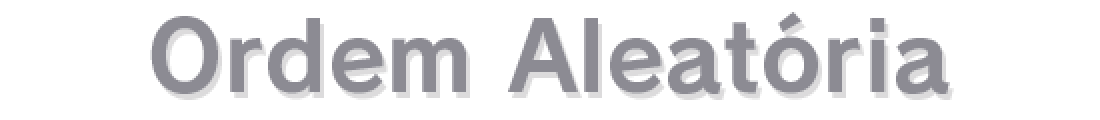
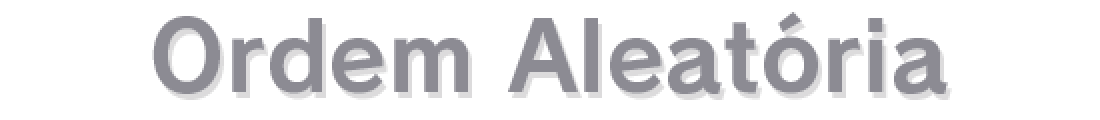
Layers edited between the first and the second 1100×120 image:
added layer "Ordem Aleatória Centralizado 3" above "Ordem Aleatória Centralizado 2" over <box>152,16,948,94</box>
hid "Ordem Aleatória Centralizado 2" over <box>150,16,950,94</box>
